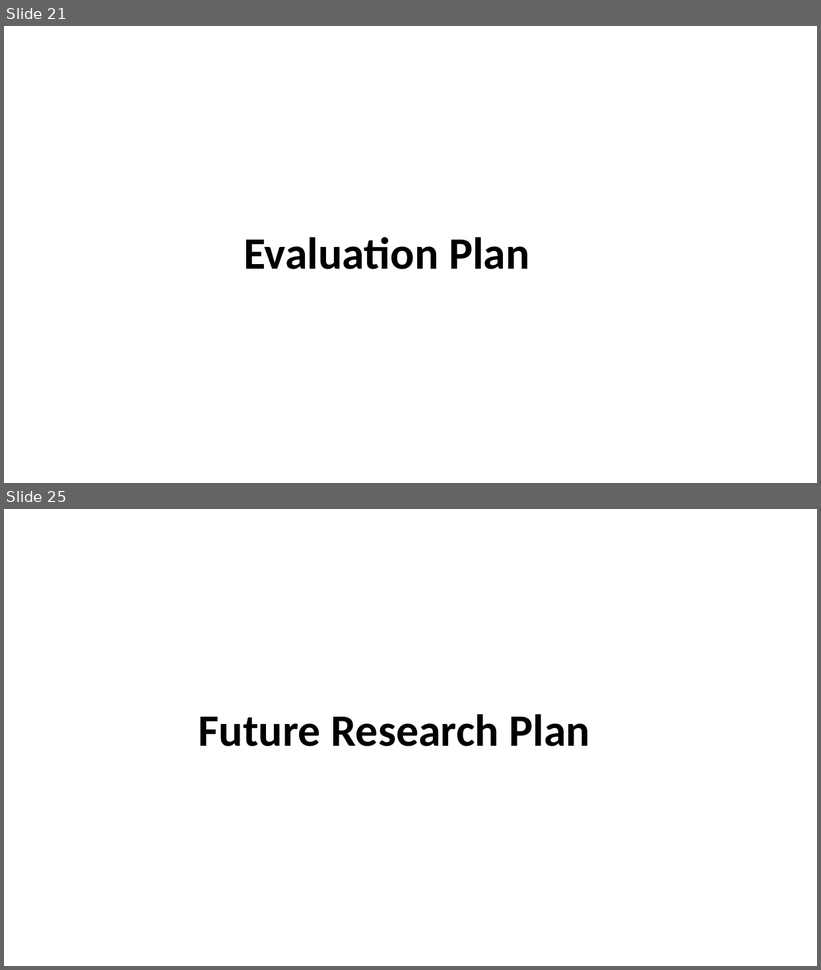
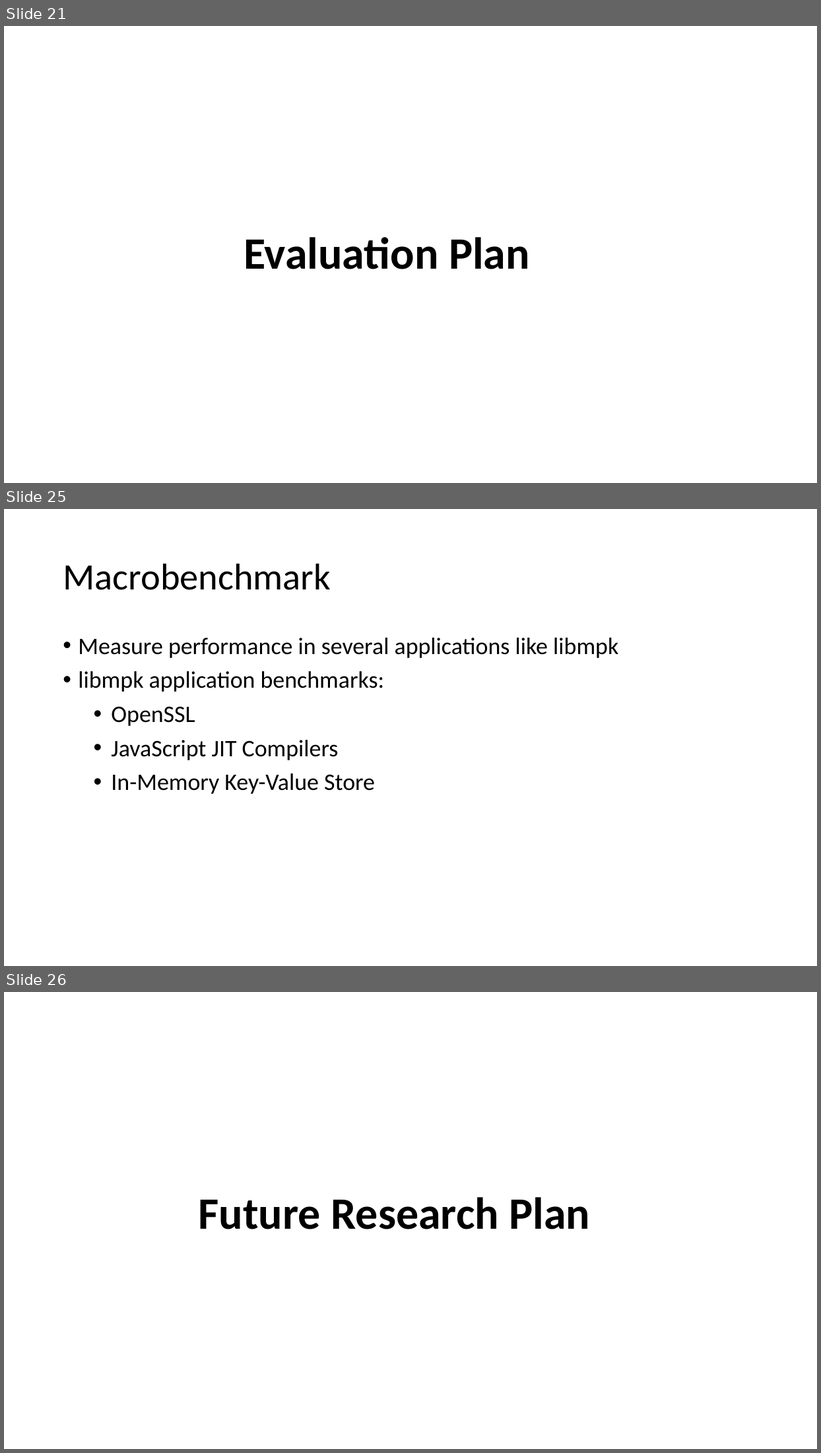
Before and after one commit to LiGaOg/libpmp, a slide deck: proposal.pptx. Shown one above the other, each under a label of ours: slides 21 and 25 before the commit, slides 21, 25 and 26 after it; the slides between them are not shown. The pictures are 821x970 and 821x1453 pixels, drawn with LibreOffice and Linux fonts; fonts in the diff are those of the drawing. Boxes give left, top, right and bottom in pixels: in the first picture for what was removed or moved away, otherwise in the second. Text is boxed around its words. In the diff, an @@ line names an element or a change of style, - is before the commit and + after.

```diff
--- a/proposal.pptx
+++ b/proposal.pptx
@@ slide 25 added at box(4, 509, 817, 966), background #FFFFFF @@
@@ title added at box(63, 563, 331, 590), 44 pt, text #000000 @@
+Macrobenchmark
@@ text added at box(78, 638, 618, 794), 28 pt, text #000000 @@
+• Measure performance in several applications like libmpk
+• libmpk application benchmarks:
+  • OpenSSL
+  • JavaScript JIT Compilers
+  • In-Memory Key-Value Store
@@ what was slide 25 is now slide 26 @@
```
Also in this commit, not shown: 22 slides changed.
